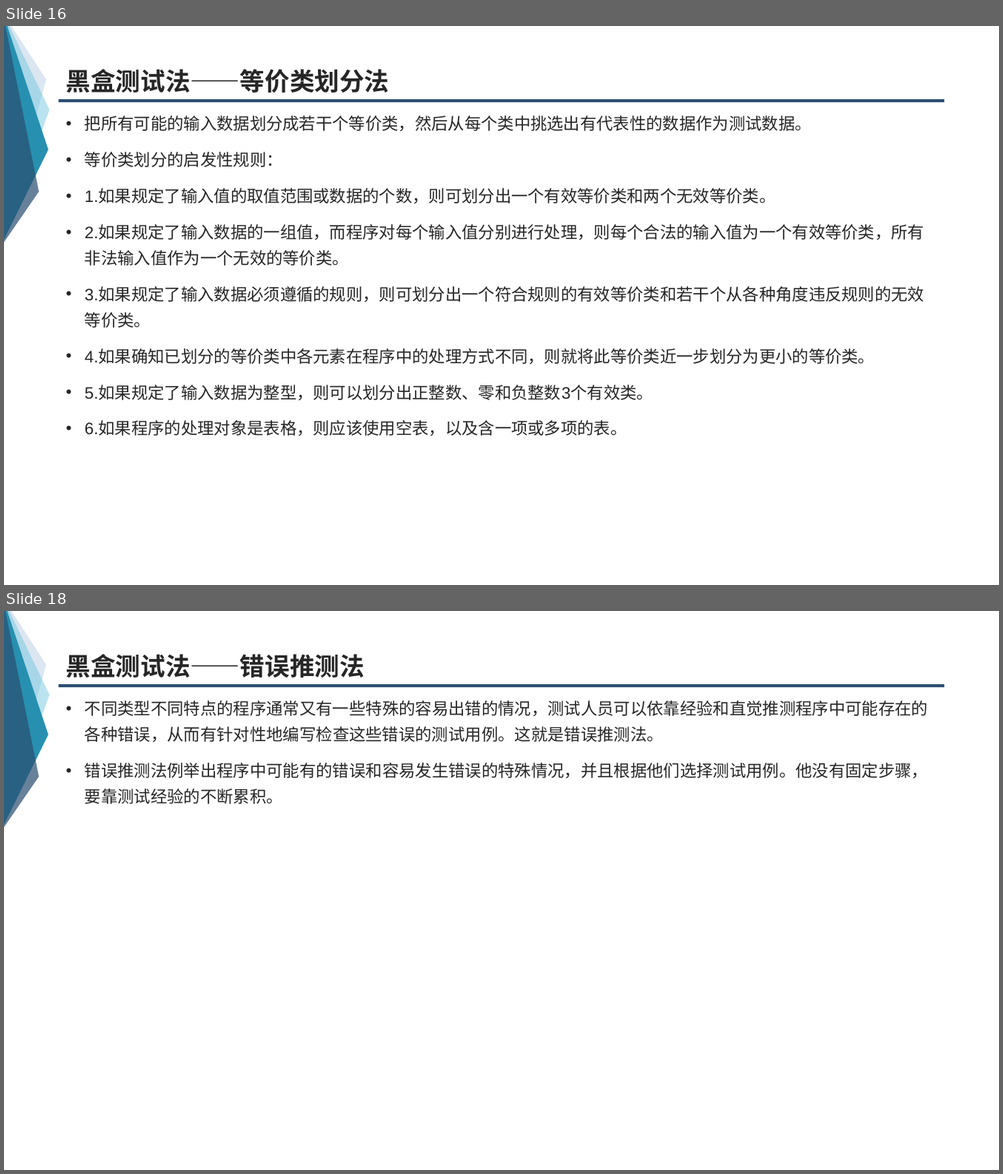
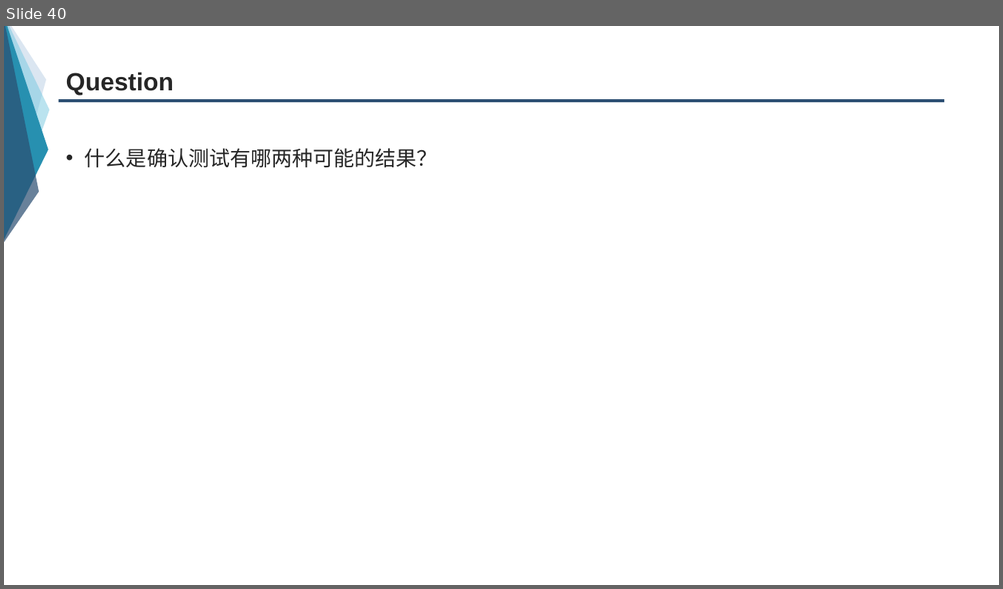
Before and after one commit to group-fourteen/G14-, a slide deck: 翻转课堂/7.5确认测试.ppt. Shown one above the other, each under a label of ours: slides 16 and 18 before the commit, slide 40 after it; the slides between them are not shown. The pictures are 1003x1174 and 1003x589 pixels, drawn with LibreOffice and Linux fonts; fonts in the diff are those of the drawing. Boxes give left, top, right and bottom in pixels: in the first picture for what was removed or moved away, otherwise in the second. Text is boxed around its words. In the diff, an @@ line names an element or a change of style, - is before the commit and + after.

```diff
--- a/翻转课堂/7.5确认测试.ppt
+++ b/翻转课堂/7.5确认测试.ppt
@@ slide 18 removed at (4, 611, 999, 1170), background #FFFFFF; not listed: 5 template elements that a slide beside it also shows @@
@@ title removed at (66, 654, 364, 678) @@
-黑盒测试法——错误推测法
@@ text removed at (85, 701, 928, 804) @@
-• 不同类型不同特点的程序通常又有一些特殊的容易出错的情况，测试人员可以依靠经验和直觉推测程序中可能存在的各种错误，从而有针对性地编写检查这些错误的测试用例。这就是错误推测法。
-• 错误推测法例举出程序中可能有的错误和容易发生错误的特殊情况，并且根据他们选择测试用例。他没有固定步骤，要靠测试经验的不断累积。
@@ what was slide 16 is now slide 40 @@
@@ slide 40 changed as well @@
@@ title at (66, 72, 173, 96): text changed @@
-黑盒测试法——等价类划分法
+Question
@@ text at (85, 148, 438, 168): text changed; size 16 to 20 pt @@
-• 把所有可能的输入数据划分成若干个等价类，然后从每个类中挑选出有代表性的数据作为测试数据。
-• 等价类划分的启发性规则：
-• 1.如果规定了输入值的取值范围或数据的个数，则可划分出一个有效等价类和两个无效等价类。
-• 2.如果规定了输入数据的一组值，而程序对每个输入值分别进行处理，则每个合法的输入值为一个有效等价类，所有非法输入值作为一个无效的等价类。
-• 3.如果规定了输入数据必须遵循的规则，则可划分出一个符合规则的有效等价类和若干个从各种角度违反规则的无效等价类。
-• 4.如果确知已划分的等价类中各元素在程序中的处理方式不同，则就将此等价类近一步划分为更小的等价类。
-• 5.如果规定了输入数据为整型，则可以划分出正整数、零和负整数3个有效类。
-• 6.如果程序的处理对象是表格，则应该使用空表，以及含一项或多项的表。
+• 什么是确认测试有哪两种可能的结果？
```
Also in this commit, not shown: 40 other slides changed, 6 slides added.
